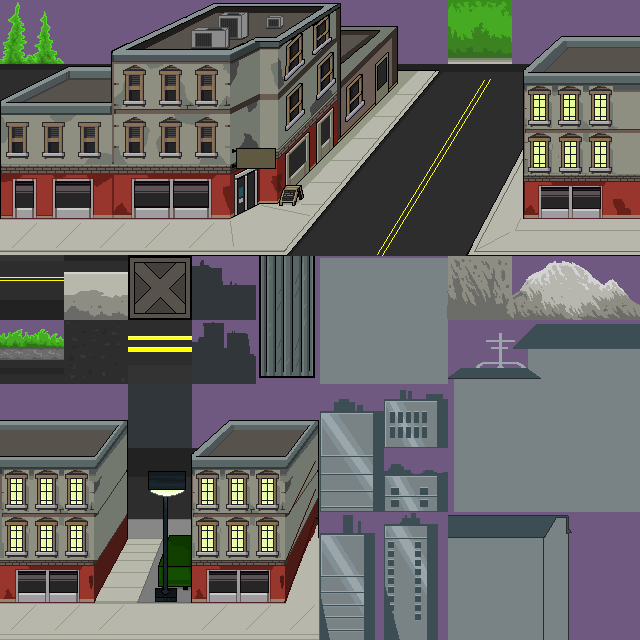
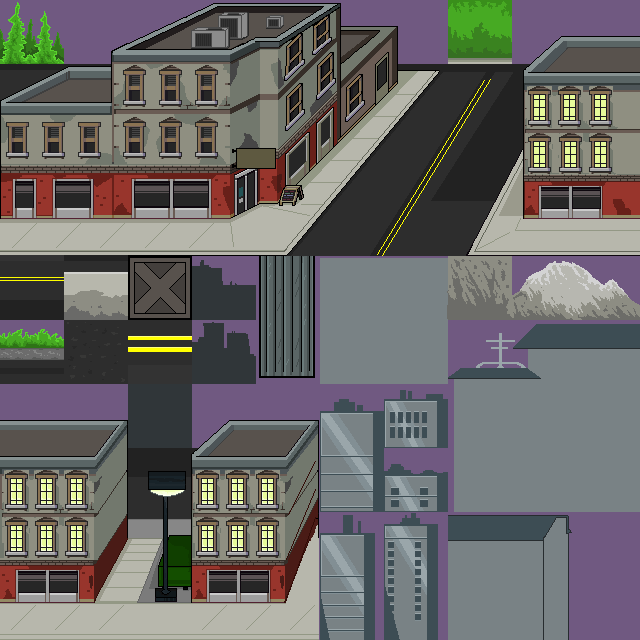
Two versions of the same layered image (w=640, h=640). Layer-by-layer changes:
painted on "root Merged" over [0, 19, 640, 602]
